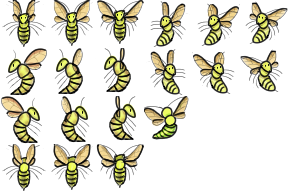
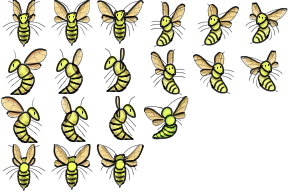
Layer changes from the first 288px x 192px image to the second:
added layer "Legs" (1st of 20, in "Left up 1") in group "Left up 1" over [154, 108, 182, 130]
added layer "Shadow" (1st of 9, in "Left up 1" › "Center body") in group "Center body" over [154, 108, 182, 128]
painted on "Shadow" (2nd of 9, in "Left up 1" › "Head") over [154, 108, 182, 128]
painted on "Tactiles" (3rd of 8, in "Right down 3" › "Line") over [154, 108, 182, 128]
painted on "Back wings" (2nd of 12, in "Right down 3" › "Line") over [154, 108, 182, 128]
painted on "Head" (3rd of 23, in "Right down 3" › "Line") over [154, 108, 182, 128]
painted on "Tactiles" (4th of 8, in "Right down 2" › "Line") over [154, 108, 182, 128]
painted on "Tactiles" (5th of 8, in "Right down 1" › "Line") over [154, 108, 182, 128]
painted on "Shades" (5th of 8, in "Right down 1" › "Drawings" › "Wings") over [154, 108, 182, 128]
painted on "Patterns" (10th of 38, in "Right down 1" › "Drawings" › "Wings") over [154, 108, 182, 128]
painted on "Base" (7th of 24, in "Right down 1" › "Drawings" › "Wings") over [154, 108, 182, 128]
painted on "Tactiles" (6th of 8, in "Left down 3" › "Line") over [154, 108, 182, 128]
painted on "Eyes" (5th of 10, in "Left down 3" › "Line") over [154, 108, 182, 128]
painted on "Head" (6th of 23, in "Left down 3" › "Line") over [154, 108, 182, 128]
painted on "Patterns" (12th of 38, in "Left down 3" › "Drawings" › "Wings") over [154, 108, 182, 130]
painted on "Wings" (9th of 32, in "Up 3" › "Shadows") over [154, 108, 182, 130]
painted on "Front wings" (8th of 12, in "Up 3" › "Line") over [154, 108, 182, 130]
painted on "Wings" (13th of 32, in "Up 1" › "Shadows") over [154, 108, 182, 130]
painted on "Base" (17th of 24, in "Up 1" › "Drawing" › "Wings") over [154, 108, 182, 130]
painted on "Body" (10th of 24, in "Right 3" › "Shade") over [154, 108, 182, 130]
painted on "Head and body" (8th of 13, in "Right 3" › "Draw") over [154, 108, 182, 130]
…and 11 more changes (11 painted)
